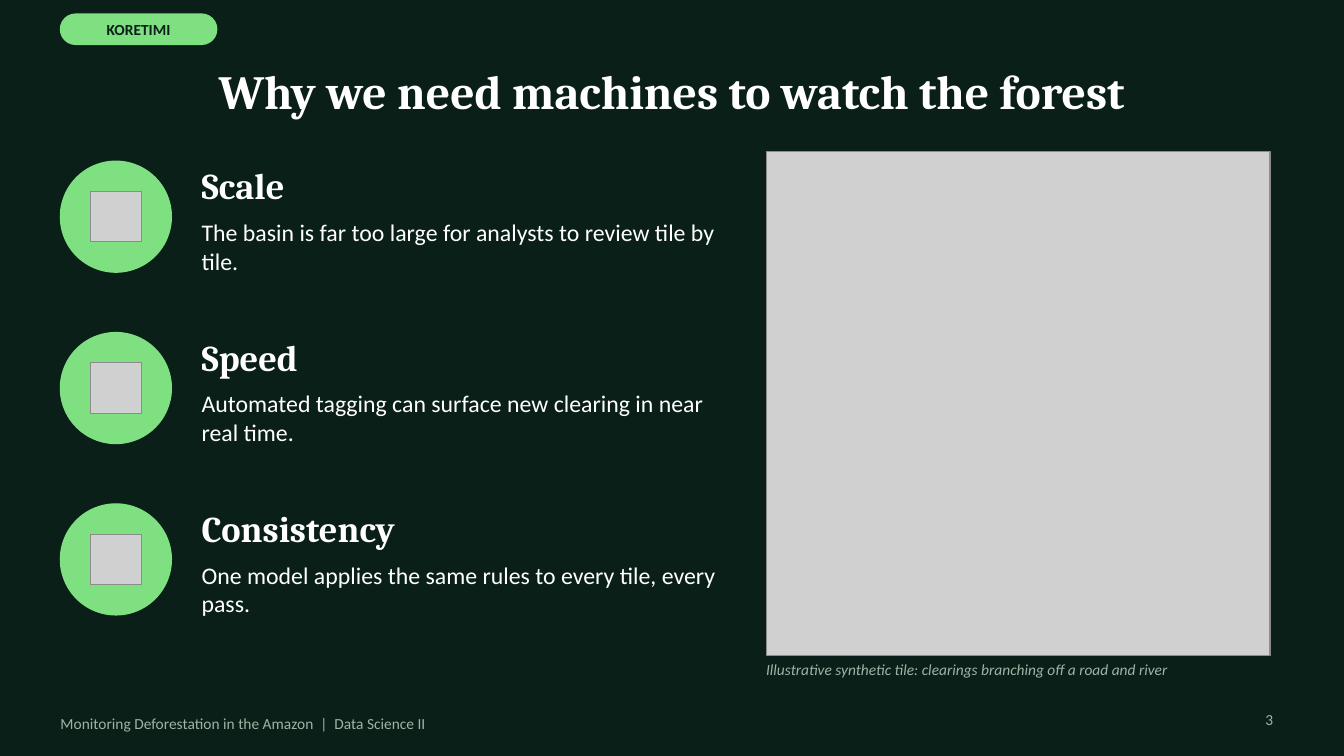
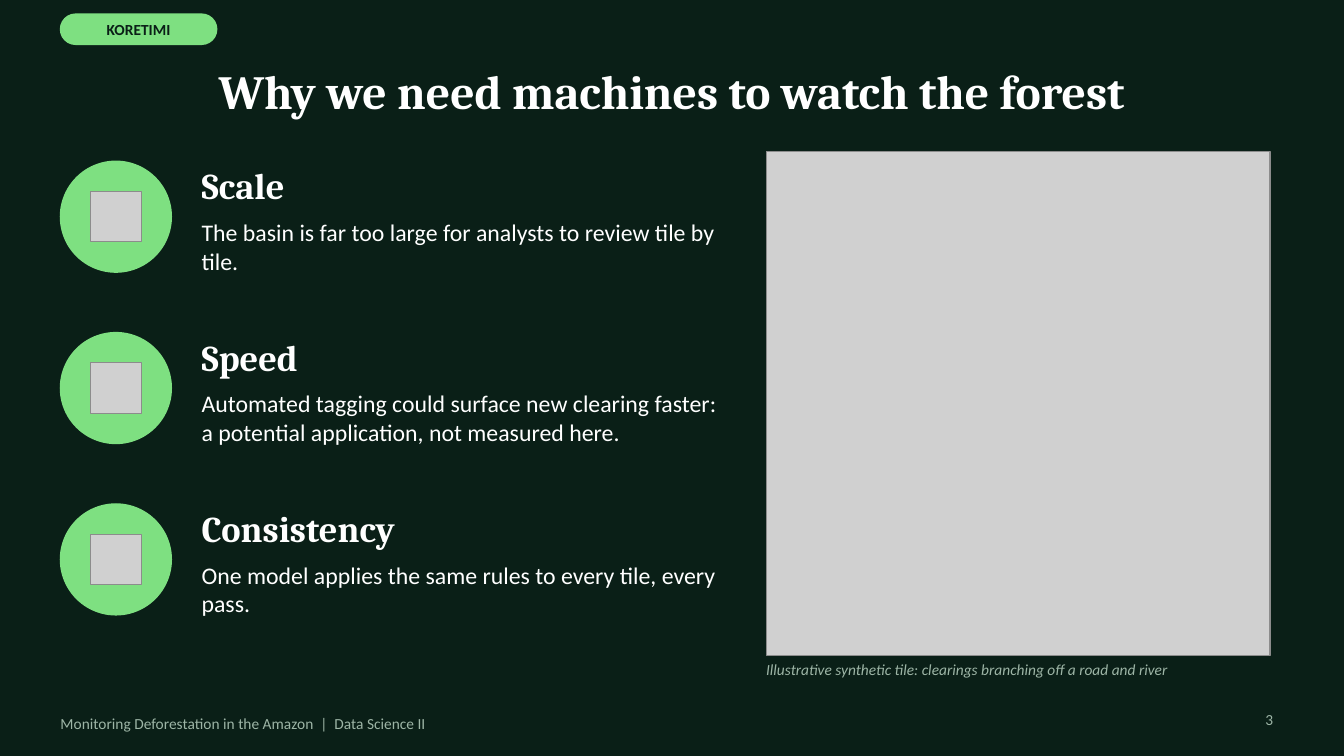
Before and after one commit to MehrabAzan/Amazon-Deforestation, a slide deck: slide 3 of Amazon_Deforestation_DeepLearning.pptx. Drawn at 1344x756 pixels with LibreOffice and Linux fonts; fonts in the diff are those of the drawing; grey boxes stand for pictures. Boxes give left, top, right and bottom in pixels: in the first picture for what was removed or moved away, otherwise in the second. Text is boxed around its words. In the diff, an @@ line names an element or a change of style, - is before the commit and + after.

```diff
--- a/Amazon_Deforestation_DeepLearning.pptx
+++ b/Amazon_Deforestation_DeepLearning.pptx
@@ text at (202, 395, 717, 445): text changed @@
-Automated tagging can surface new clearing in near real time.
+Automated tagging could surface new clearing faster: a potential application, not measured here.
```
Also in this commit, not shown: 6 other slides changed.
